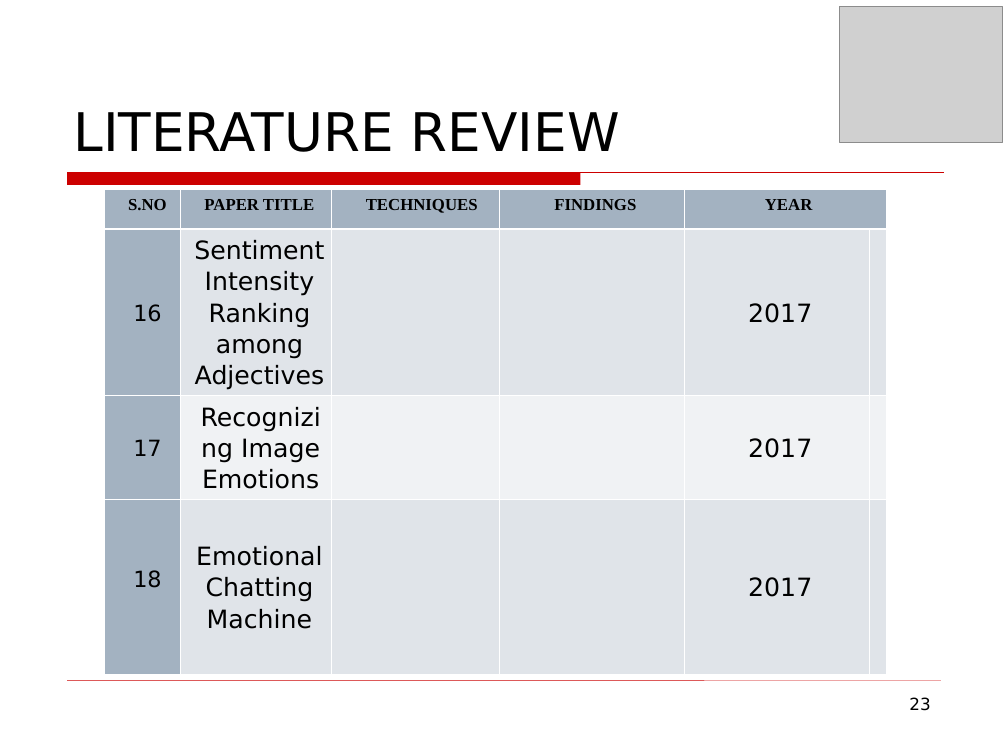
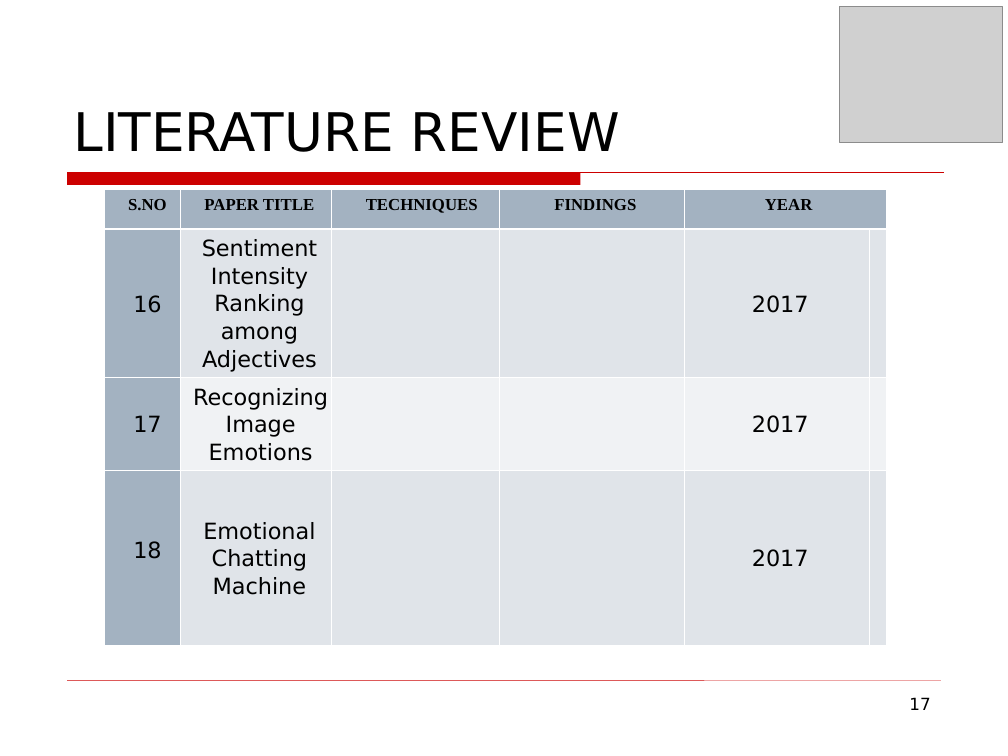
Before and after one commit to mohitlabs/Research, a slide deck: slide 17 of Emotionally Intelligent Machines(EIM's) & Sentiment Synthesis based on Ancient Vedic Astrology/Conference Paper.odp (slide 23 before the commit). Drawn at 1008x756 pixels with LibreOffice and Linux fonts; fonts in the diff are those of the drawing; grey boxes stand for pictures; background and template pictures are left out. Boxes give left, top, right and bottom in pixels: in the first picture for what was removed or moved away, otherwise in the second. Text is boxed around its words. In the diff, an @@ line names an element or a change of style, - is before the commit and + after.

```diff
--- a/Emotionally Intelligent Machines(EIM's) & Sentiment Synthesis based on Ancient Vedic Astrology/Conference Paper.odp
+++ b/Emotionally Intelligent Machines(EIM's) & Sentiment Synthesis based on Ancient Vedic Astrology/Conference Paper.odp
@@ table at (105,190,877,640) @@
@@ size 18 to 16 pt in "Sentiment Intensity Ranking among Adjectives", "2017", "Recognizing Image Emotions", "2017" and 2 more places @@
@@ page number at (909,697,930,710): text changed @@
-23
+17
```
Also in this commit, not shown: 7 other slides changed, 3 slides added, 6 slides removed, 2 other files.
